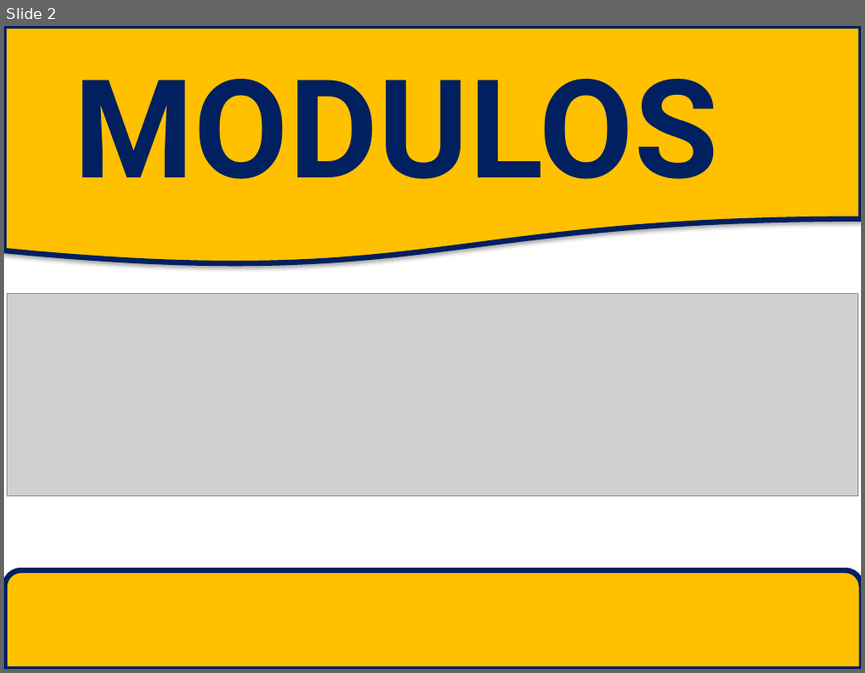
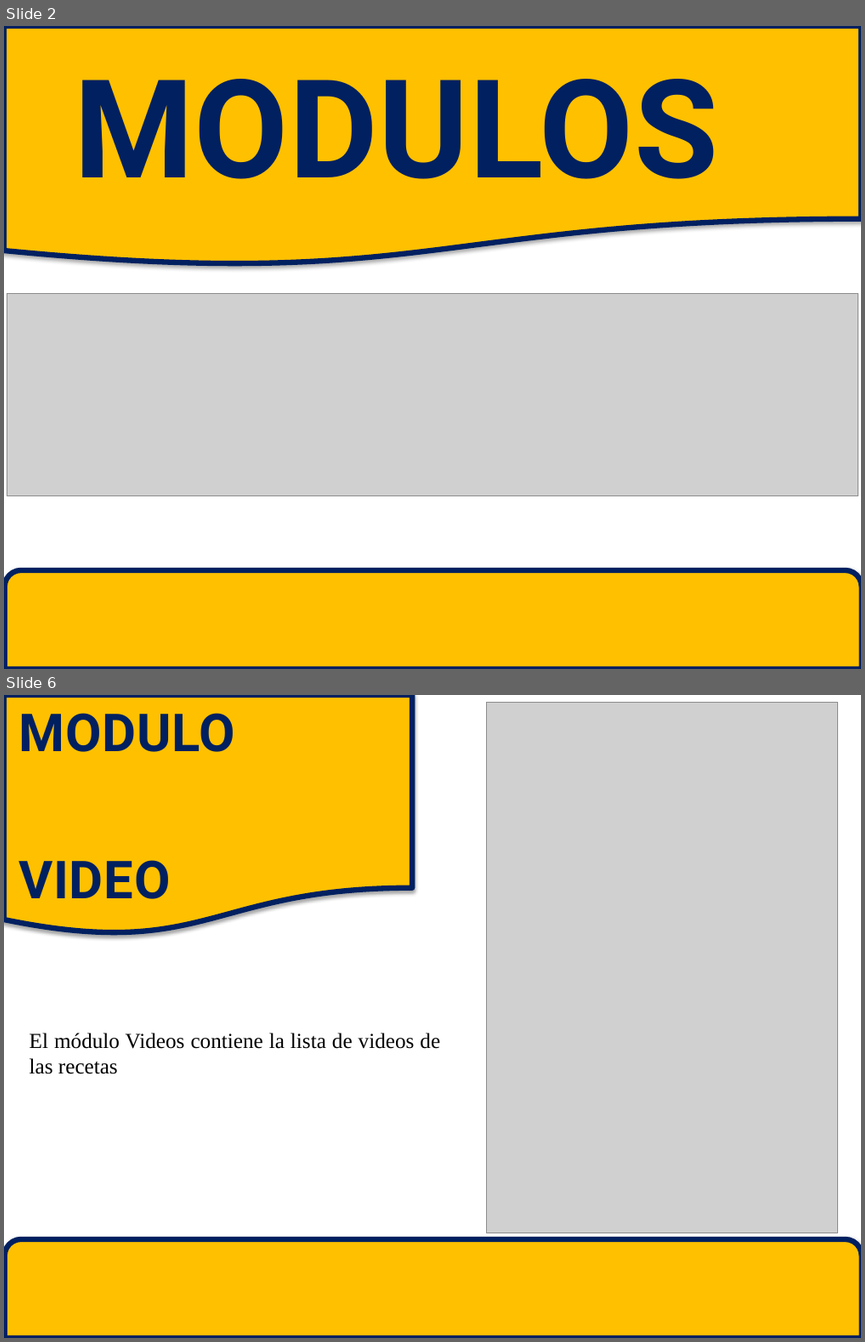
Before and after one commit to mayuri7/Requerimeintos, a slide deck: DOCUMENTACIÓN/APPRECETA.pptx. Shown one above the other, each under a label of ours: slide 2 before the commit, slides 2 and 6 after it; the slides between them are not shown. The pictures are 865x673 and 865x1342 pixels, drawn with LibreOffice and Linux fonts; fonts in the diff are those of the drawing; grey boxes stand for pictures. Boxes give left, top, right and bottom in pixels: in the first picture for what was removed or moved away, otherwise in the second. Text is boxed around its words. In the diff, an @@ line names an element or a change of style, - is before the commit and + after.

```diff
--- a/DOCUMENTACIÓN/APPRECETA.pptx
+++ b/DOCUMENTACIÓN/APPRECETA.pptx
@@ slide 6 added at bbox=[4, 695, 861, 1338], background #FFFFFF @@
@@ flow chart document added at bbox=[4, 695, 412, 936], fill #FFC000, outline #002060 4.5 pt @@
@@ text added at bbox=[18, 713, 234, 899], 44 pt, text #002060, bold @@
+MODULO
+VIDEO
@@ picture added at bbox=[487, 702, 837, 1233] @@
@@ text added at bbox=[30, 1032, 440, 1074], 18 pt, text #000000 @@
+El módulo Videos contiene la lista de videos de las recetas
@@ round same rect added at bbox=[5, 1239, 861, 1338], fill #FFC000, outline #002060 4.5 pt @@
```
Also in this commit, not shown: 2 slides changed, 3 other slides added, 2 slides removed, 1 other file.
